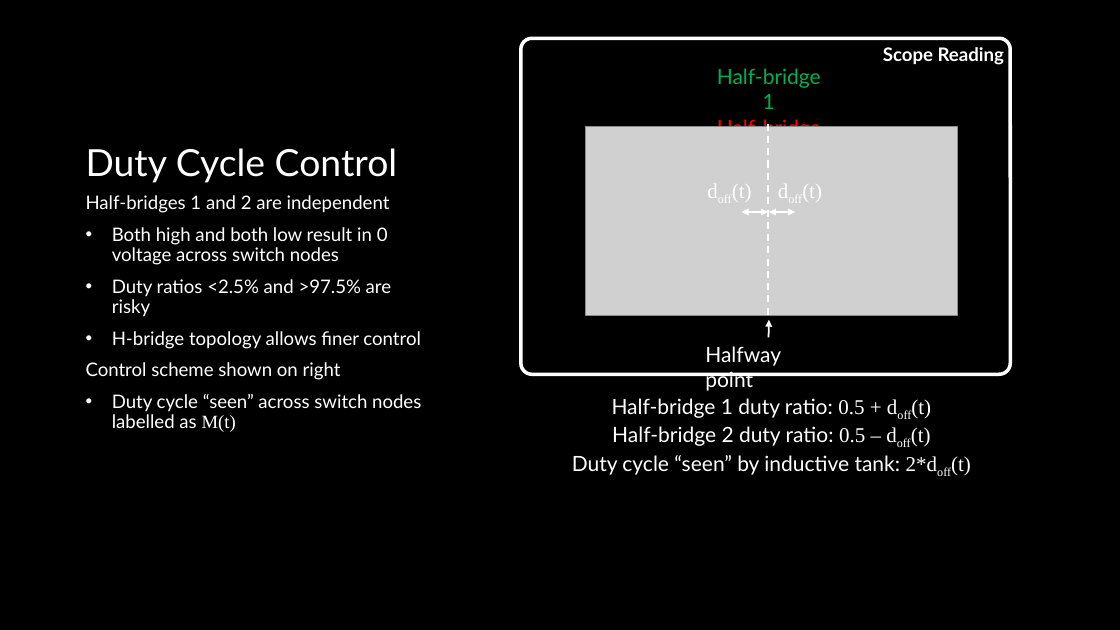
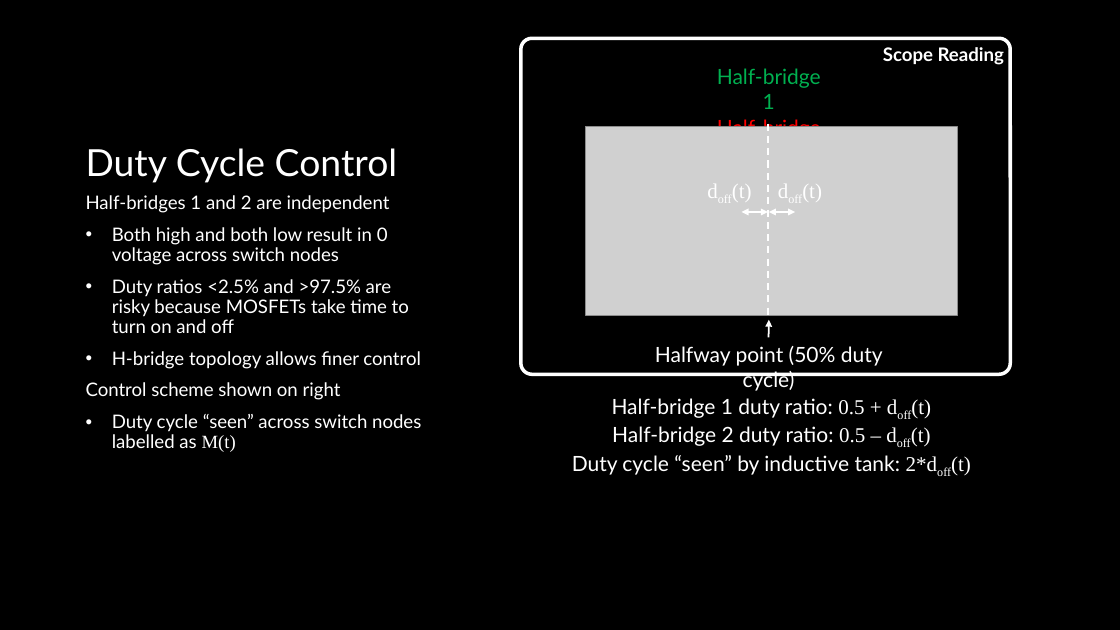
Before and after one commit to ut-ras/rm_electrical-supercap_v2, a slide deck: slide 3 of UT Robomasters – Supercap Power Stage Modeling.pptx. Drawn at 1120x630 pixels with LibreOffice and Linux fonts; fonts in the diff are those of the drawing; grey boxes stand for pictures. Boxes give left, top, right and bottom in pixels: in the first picture for what was removed or moved away, otherwise in the second. Text is boxed around its words. In the diff, an @@ line names an element or a change of style, - is before the commit and + after.

```diff
--- a/UT Robomasters – Supercap Power Stage Modeling.pptx
+++ b/UT Robomasters – Supercap Power Stage Modeling.pptx
@@ text at bbox=[112, 279, 409, 333]: text changed @@
-• Duty ratios <2.5% and >97.5% are risky
+• Duty ratios <2.5% and >97.5% are risky because MOSFETs take time to turn on and off
@@ text at bbox=[655, 346, 883, 391]: text changed @@
-Halfway point
+Halfway point (50% duty cycle)
```
Also in this commit, not shown: 4 other slides changed.
